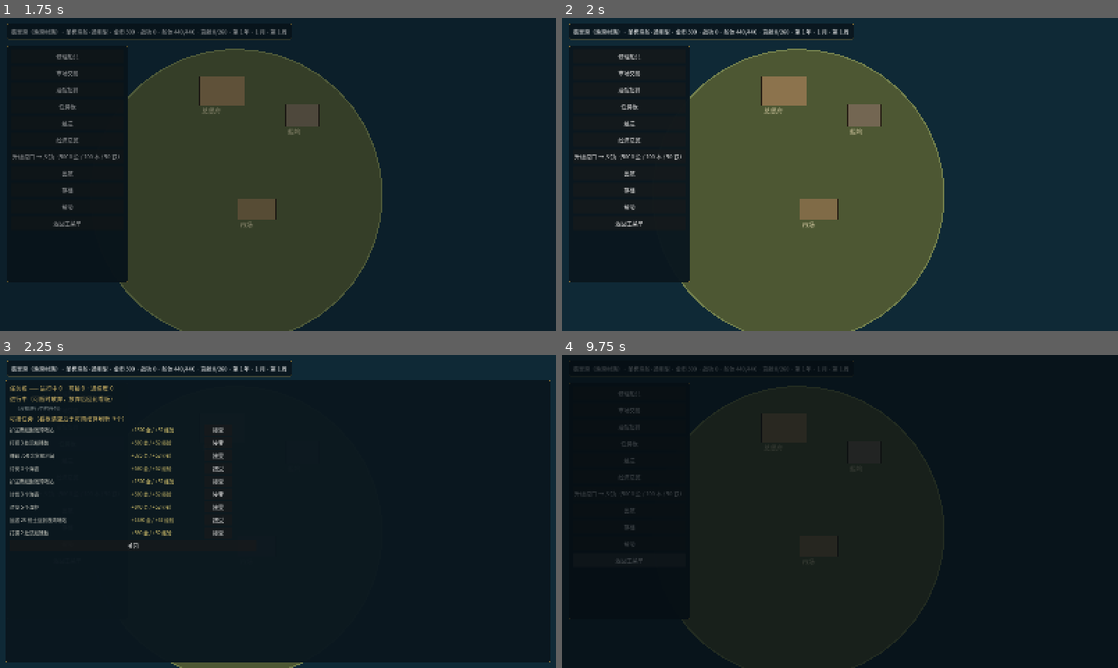
Above: before the commit, frames 1-4 (two rows, left to right).
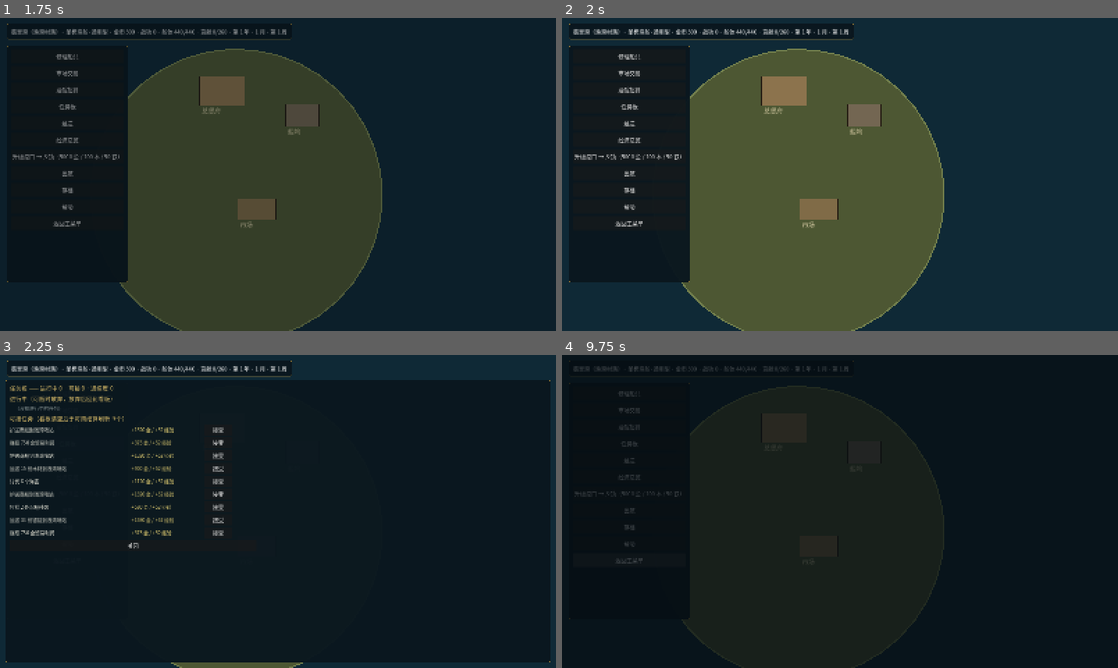
Above: after the commit, the same moments.

Repository: lucifermbbgh/OceanHero
Game: Godot game, scene res://scenes/main.tscn
Two runs of this game, one before a commit and one after it. Both use one fixed random seed, a clock stepped at 60 frames per second and the inputs below.
Inputs (mouse positions are in pixels of both pictures, inside the frame that each line leads up to):
- Up to frame 1 (1.75 s): tap Enter at 0.5 s; move the mouse to (400, 158) at 0.52 s; hold D (steer_right) 0.53-1.25 s; tap B at 0.6 s; click (400, 158) at 0.67 s; tap Space at 0.77 s; click "新游戏" at 1.25 s
- Up to frame 2 (2 s): no input
- Up to frame 3 (2.25 s): click "任务板" at 2 s
- Up to frame 4 (9.75 s): click "修理船只" at 2.75 s; click "市场交易" at 3.5 s; click "酒馆招募" at 4.25 s; click "建造" at 5 s; click "经济总览" at 5.75 s; click "升级港口 → 乡镇（5000 金 / 100 木 / 50…" at 6.5 s; click "出航" at 7.25 s; click "存档" at 8 s; click "帮助" at 8.75 s; click "返回主菜单" at 9.5 s

Frames 1-2 are identical in both runs. In frame 3, 0.8% of the frame differs, in the area x 1-32%, y 27-58%; in frame 4, nothing differs.

Commit message:
feat(1.1.0): 存款投资UI、船员职级、装备强化、任务类型扩展（劫掠/寻宝）
- 岛屿港口新增「用存款投资」按钮，走 invest_from("deposit")
- 船员职级：水手/舵手/炮长/大副，按经验 100/300/600 升级
- 装备强化：三级，消耗金币与铁矿，等级写入存档
- 装备合成：同部位同稀有度 3 件合成高一级
- 任务新增劫掠（击沉商船）与寻宝（指定海域）两类
- 新增状态全部进存档
- 集成 611 全绿

Diff:
--- a/scripts/core/game_state.gd
+++ b/scripts/core/game_state.gd
@@ -333,7 +333,7 @@
 	quests_available.clear()
 	var comms: Array = DataRegistry.commodities.keys()
 	for i in range(9):
-		var t: String = ["hunt", "trade", "transport", "escort", "gather"][RngService.randi_range(0, 4)]
+		var t: String = ["hunt", "trade", "transport", "escort", "gather", "raid", "treasure"][RngService.randi_range(0, 6)]
 		var q := {"id": "q_%d_%d" % [Time.get_ticks_usec(), i], "type": t, "progress": 0,
 			"reward_xp": 40 + level * 12, "reward_comm": 1,
 			"faction": FACTIONS[RngService.randi_range(0, FACTIONS.size() - 1)]}
@@ -365,6 +365,16 @@
 				q["amount"] = RngService.randi_range(2, 4)
 				q["title"] = "打捞 %d 处沉船残骸" % int(q.amount)
 				q["reward_gold"] = 500 + level * 80
+			"raid":
+				q["target_kind"] = "merchant"
+				q["amount"] = RngService.randi_range(2, 4)
+				q["title"] = "劫掠 %d 艘敌对商船" % int(q.amount)
+				q["reward_gold"] = 900 + level * 90
+			"treasure":
+				q["amount"] = 1
+				q["treasure_map"] = 1 + RngService.randi_range(0, 2)
+				q["title"] = "在第 %d 图海域打捞宝藏" % int(q["treasure_map"])
+				q["reward_gold"] = 1500 + level * 150
 		quests_available.append(q)
 
 func _quest_finish(index: int) -> void:
@@ -416,7 +426,8 @@
 	stat_add_kill(is_boss)
 	# 讨伐任务进度
 	for q in quests_active:
-		if String(q.get("type", "")) == "hunt" and String(q.get("target_kind", "")) == kind:
+		var qt := String(q.get("type", ""))
+		if (qt == "hunt" or qt == "raid") and String(q.get("target_kind", "")) == kind:
 			q["progress"] = int(q.get("progress", 0)) + 1
 	_quest_check()
 
@@ -1008,6 +1019,78 @@
 	var key := _drift_key(port_key, cid)
 	var prev := float(price_drift.get(key + "|prev", cur))
 	return EconMath.change_pct(prev, cur)
+
+# ---------------- 船员职级与装备强化（1.1） ----------------
+
+const CREW_RANKS := ["水手", "舵手", "炮长", "大副"]
+const CREW_RANK_BONUS := [0.0, 0.05, 0.10, 0.15]
+
+## 船员经验与职级：按 crew_id 记录
+var crew_xp: Dictionary = {}
+
+func crew_rank_of(cid: StringName) -> int:
+	var xp := int(crew_xp.get(cid, 0))
+	if xp >= 600:
+		return 3
+	if xp >= 300:
+		return 2
+	if xp >= 100:
+		return 1
+	return 0
+
+func crew_rank_name(cid: StringName) -> String:
+	return String(CREW_RANKS[crew_rank_of(cid)])
+
+## 参战后给全部在岗船员加经验
+func crew_gain_xp(amount: int) -> void:
+	for key in crew_xp.keys():
+		crew_xp[key] = int(crew_xp[key]) + amount
+
+## 装备强化：消耗金币与材料，属性按强化等级提升
+const GEAR_UPGRADE_COST := {1: 2000, 2: 5000, 3: 12000}
+const GEAR_UPGRADE_MAT := {1: 2, 2: 4, 3: 8}
+var gear_level: Dictionary = {}
+
+func gear_level_of(gid: StringName) -> int:
+	return int(gear_level.get(String(gid), 0))
+
+func gear_upgrade(gid: StringName) -> Dictionary:
+	var lv := gear_level_of(gid)
+	if lv >= 3:
+		return {"ok": false, "reason": "已达最高强化等级"}
+	var cost := int(GEAR_UPGRADE_COST.get(lv + 1, 99999))
+	var mat_n := int(GEAR_UPGRADE_MAT.get(lv + 1, 99))
+	if gold < cost:
+		return {"ok": false, "reason": "金币不足，需要 %d" % cost}
+	if int(warehouse.get(&"iron_ore", 0)) < mat_n:
+		return {"ok": false, "reason": "铁矿不足，需要 %d" % mat_n}
+	add_gold(-cost)
+	warehouse[&"iron_ore"] = int(warehouse.get(&"iron_ore", 0)) - mat_n
+	gear_level[String(gid)] = lv + 1
+	return {"ok": true, "level": lv + 1, "cost": cost}
+
+## 装备合成：同部位三件同级合成一件高一级
+func gear_combine(slot: StringName, rarity: int) -> Dictionary:
+	var candidates: Array = []
+	for g in gear_owned:
+		var gd: Resource = DataRegistry.get_gear(g)
+		if gd != null and String(gd.slot) == String(slot) and int(gd.rarity) == rarity:
+			candidates.append(g)
+	if candidates.size() < 3:
+		return {"ok": false, "reason": "同部位同稀有度装备不足 3 件"}
+	for i in range(3):
+		gear_owned.erase(candidates[i])
+	var pool: Array = []
+	for k in DataRegistry.gear.keys():
+		var gd2: Resource = DataRegistry.gear[k]
+		if gd2 != null and String(gd2.slot) == String(slot) and int(gd2.rarity) == rarity + 1:
+			pool.append(k)
+	if pool.is_empty():
+		gear_owned.append(candidates[0])
+		return {"ok": false, "reason": "没有更高一级的同类装备"}
+	var new_id: StringName = pool[RngService.randi_range(0, pool.size() - 1)]
+	gear_owned.append(new_id)
+	return {"ok": true, "new_id": new_id}
 
 # ---------------- 商品分类与建造（1.1） ----------------
 
@@ -1813,6 +1896,9 @@
 		"island_tier": island_tier.duplicate(),
 		"port_registry": port_registry.duplicate(true),
 		"contraband": contraband.duplicate(),
+		"crew_xp": crew_xp.duplicate(),
+		"gear_level": gear_level.duplicate(),
+		"build_submitted": build_submitted.duplicate(true),
 		"bank": {"deposit": bank_deposit, "loans": loans.duplicate(true)},
 		"market": {"drift": price_drift.duplicate(), "events": market_events.duplicate(true),
 			"history": price_history.duplicate(true)},
@@ -1936,6 +2022,18 @@
 			"left": int(bk.get("left", 12)), "itotal": int(bk.get("itotal", 0)),
 			"ipaid": int(bk.get("ipaid", 0)), "month": int(bk.get("month", 0)),
 		})
+	crew_xp.clear()
+	var cxp: Dictionary = d.get("crew_xp", {})
+	for k0 in cxp.keys():
+		crew_xp[StringName(k0)] = int(cxp[k0])
+	gear_level.clear()
+	var glv: Dictionary = d.get("gear_level", {})
+	for k1 in glv.keys():
+		gear_level[String(k1)] = int(glv[k1])
+	build_submitted.clear()
+	var bsub: Dictionary = d.get("build_submitted", {})
+	for k2 in bsub.keys():
+		build_submitted[String(k2)] = bsub[k2]
 	contraband.clear()
 	var cb: Dictionary = d.get("contraband", {})
 	for k in cb.keys():
--- a/scripts/sea/sea_scene.gd
+++ b/scripts/sea/sea_scene.gd
@@ -544,6 +544,13 @@
 		ab.disabled = GameState.gold < amt
 		var amt_v: int = int(amt)
 		ab.pressed.connect(func(): _port_invest(amt_v))
+		if amt == 20000:
+			var dep_btn := Button.new()
+			dep_btn.text = "用存款投资"
+			dep_btn.custom_minimum_size = Vector2(130, 28)
+			dep_btn.disabled = GameState.bank_deposited() <= 0
+			dep_btn.pressed.connect(func(): _port_invest_deposit())
+			inv_hb.add_child(dep_btn)
 		inv_hb.add_child(ab)
 
 	var max_stock := int(TIER_STOCK.get(tier, 40))
@@ -1060,6 +1067,20 @@
 	return int(TIER_STOCK.get(int(islands[cur_port_island][2]), 40))
 
 ## 对当前岛注资
+## 用存款投资
+func _port_invest_deposit() -> void:
+	var key := _island_key()
+	var amount := int(GameState.bank_deposited() / 2)
+	if amount <= 0:
+		hud.ticker("银行存款不足")
+		return
+	var r: Dictionary = GameState.invest_from("deposit", key, amount)
+	if bool(r.get("ok", false)):
+		hud.ticker("存款注资 %d，投资累计 %d" % [amount, int(r.get("total", 0))])
+		_rebuild_port()
+	else:
+		hud.ticker(String(r.get("reason", "投资失败")))
+
 func _port_invest(amount: int) -> void:
 	if GameState.invest_island(_island_key(), amount):
 		hud.ticker("已注资 %d 金，投资 Lv%d" % [amount, GameState.island_level(_island_key())])
--- a/tests/integration/run.gd
+++ b/tests/integration/run.gd
@@ -707,6 +707,41 @@
 	_ok(int(made2.get(&"musket", 0)) >= 1, "铁矿+木材 → 火枪", str(made2))
 	_ok(int(made2.get(&"tools", 0)) >= 1, "铁矿+木材 → 工具（同原料多配方按序消耗）", str(made2))
 
+	# 船员职级
+	GameState.reset_new_game()
+	GameState.crew_xp[&"c1"] = 0
+	_ok(GameState.crew_rank_name(&"c1") == "水手", "初始为水手")
+	GameState.crew_xp[&"c1"] = 120
+	_ok(GameState.crew_rank_name(&"c1") == "舵手", "120 经验升舵手", GameState.crew_rank_name(&"c1"))
+	GameState.crew_xp[&"c1"] = 700
+	_ok(GameState.crew_rank_name(&"c1") == "大副", "700 经验升大副")
+
+	# 装备强化
+	GameState.reset_new_game()
+	GameState.add_gold(50000)
+	GameState.warehouse[&"iron_ore"] = 10
+	var gid: StringName = &"nonexistent_gear"
+	_ok(GameState.gear_level_of(gid) == 0, "初始强化 0 级")
+	var gup: Dictionary = GameState.gear_upgrade(gid)
+	_ok(bool(gup.get("ok", false)), "可以强化", str(gup))
+	_ok(GameState.gear_level_of(gid) == 1, "强化到 1 级")
+	_ok(int(GameState.warehouse.get(&"iron_ore", 0)) == 8, "消耗 2 铁矿",
+		str(GameState.warehouse.get(&"iron_ore", 0)))
+	GameState.add_gold(-GameState.gold)
+	var poor: Dictionary = GameState.gear_upgrade(gid)
+	_ok(not bool(poor.get("ok", true)), "金币不足时拒绝")
+
+	# 任务类型扩展
+	GameState.reset_new_game()
+	GameState.quests_available.clear()
+	var types := {}
+	for trial in range(30):
+		GameState.refresh_quests()
+		for q in GameState.quests_available:
+			types[String(q.get("type", ""))] = true
+		GameState.quests_available.clear()
+	_ok(types.size() >= 5, "任务类型至少 5 种被抽到", str(types.keys()))
+
 # ---------------- 面板规范（0.19.0） ----------------
 func _test_ui_panels_v019() -> void:
 	print("\n[面板规范]")
